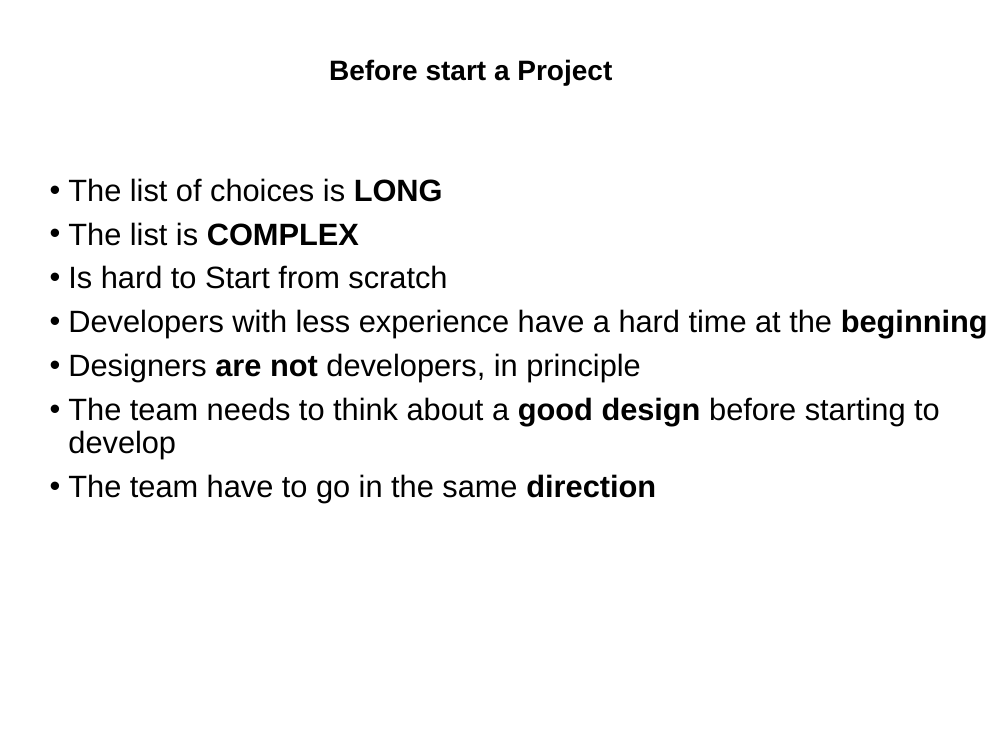
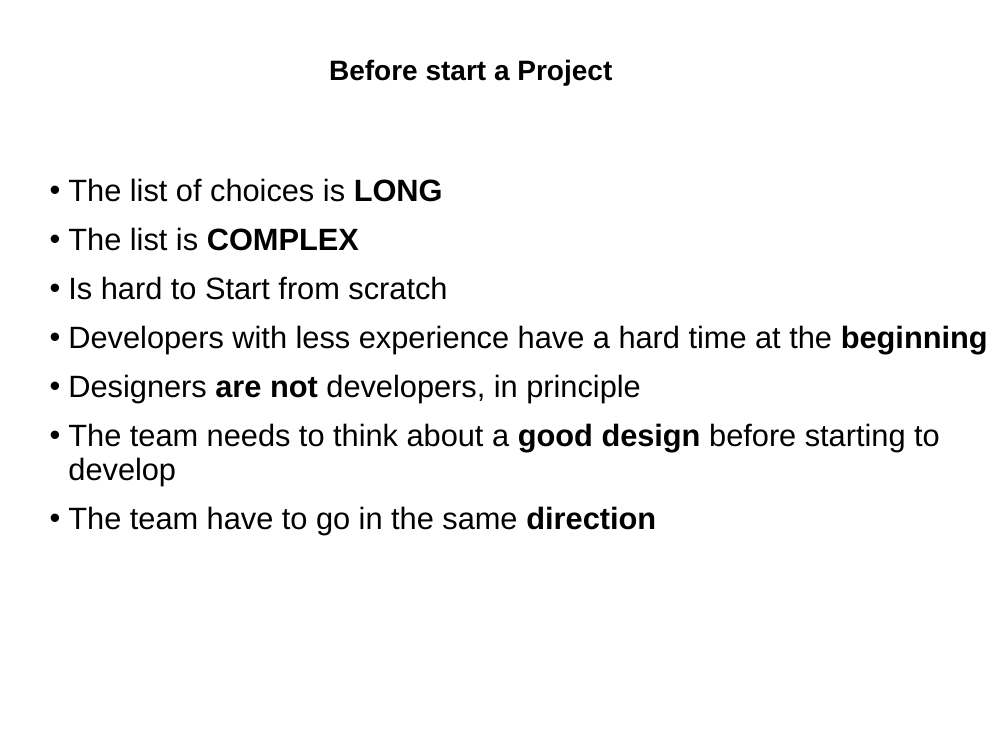
Before and after one commit to wdna-com/front-end-best-practices-slides, a slide deck: slide 6 of JavaScript Best Practices.pptx. Drawn at 1008x756 pixels with LibreOffice and Linux fonts; fonts in the diff are those of the drawing; background and template pictures are left out. Boxes give left, top, right and bottom in pixels: in the first picture for what was removed or moved away, otherwise in the second. Text is boxed around its words. In the diff, an @@ line names an element or a change of style, - is before the commit and + after.

```diff
--- a/JavaScript Best Practices.pptx
+++ b/JavaScript Best Practices.pptx
@@ text "The list of choices is ..." at (x1=68, y1=178, x2=988, y2=534): more space between paragraphs @@
```
Also in this commit, not shown: 8 other slides changed, 4 slides added, 3 slides removed.
